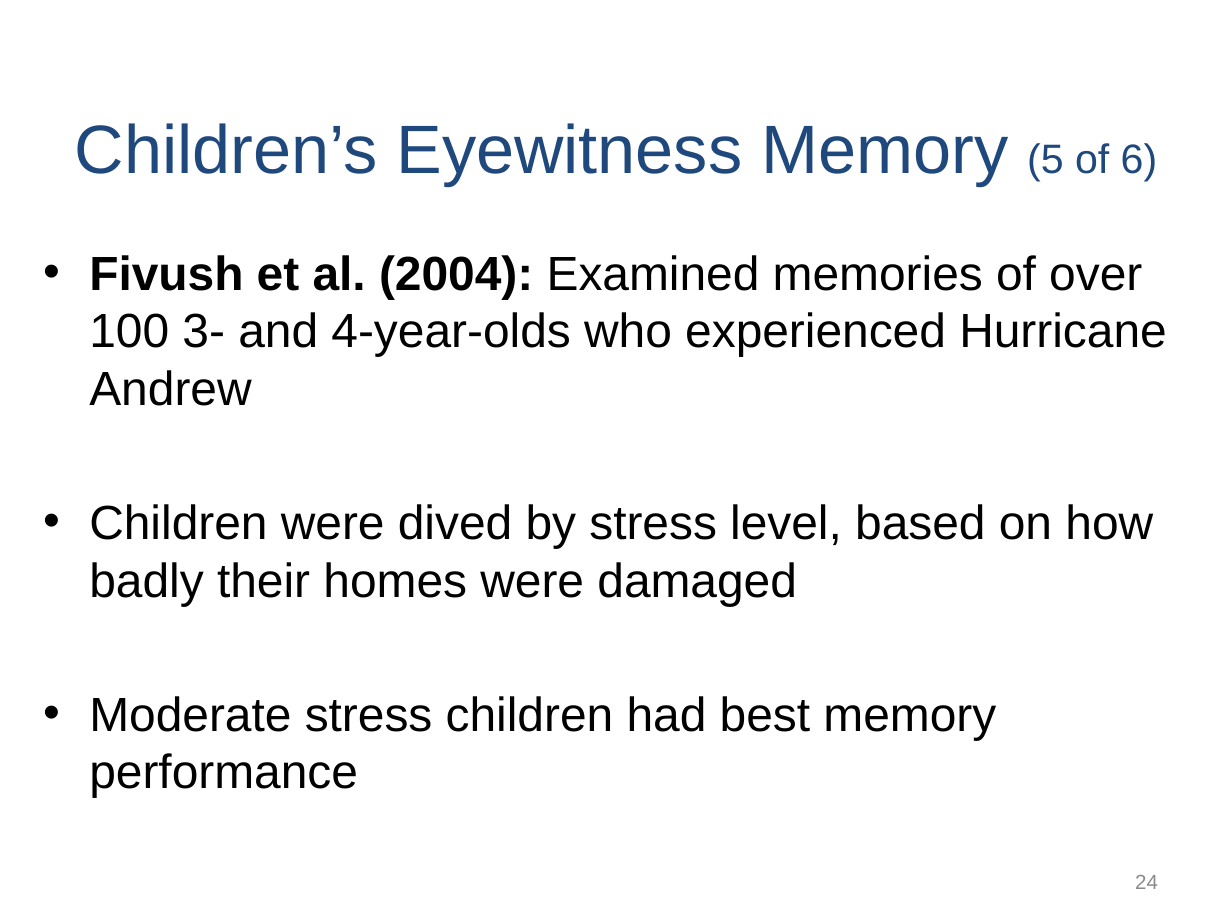
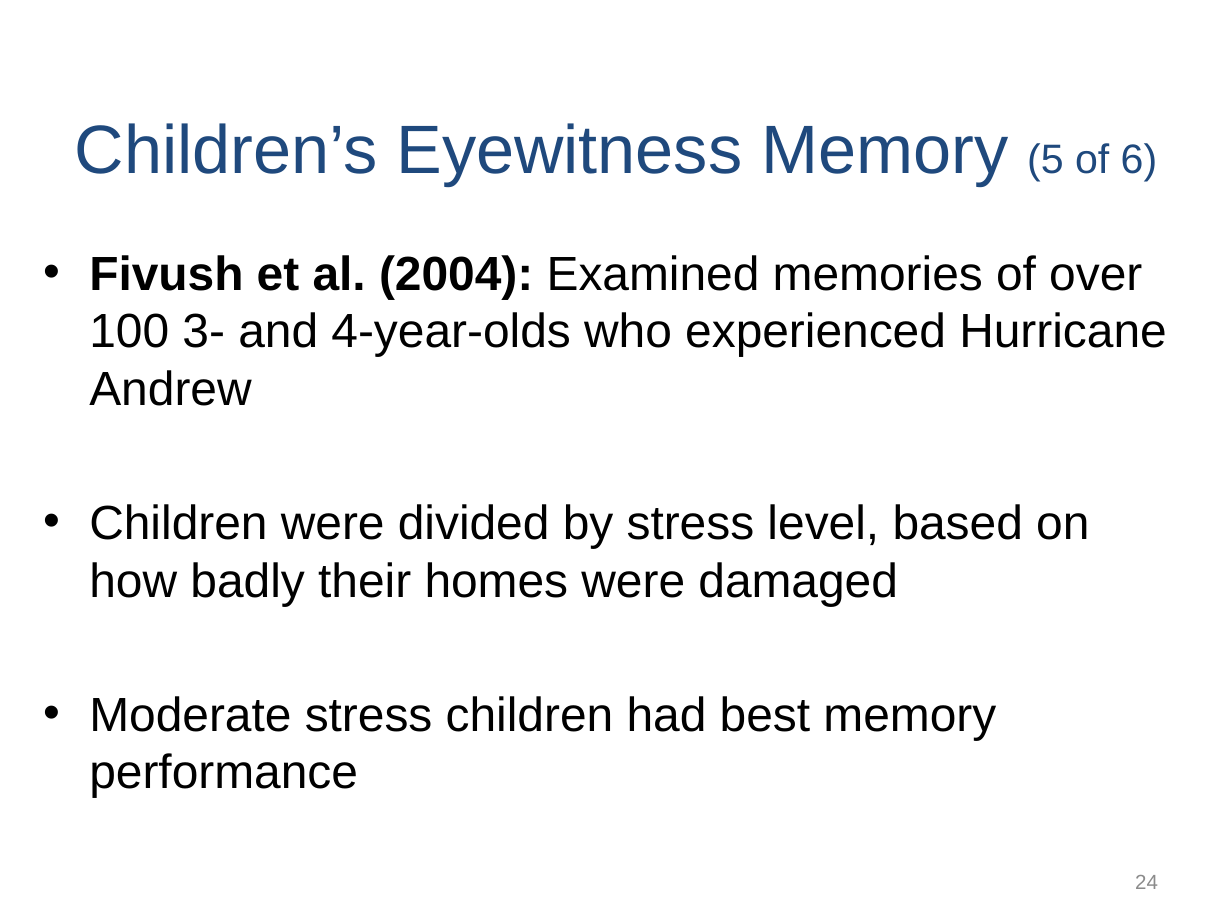
Before and after one commit to npm27/Teaching-Materials, a slide deck: slide 24 of Memory/Slides/Chapter 12.PPTX. Drawn at 1232x924 pixels with LibreOffice and Linux fonts; fonts in the diff are those of the drawing. Boxes give left, top, right and bottom in pixels: in the first picture for what was removed or moved away, otherwise in the second. Text is boxed around its words. In the diff, an @@ line names an element or a change of style, - is before the commit and + after.

```diff
--- a/Memory/Slides/Chapter 12.PPTX
+++ b/Memory/Slides/Chapter 12.PPTX
@@ text at (89, 504, 1089, 606): text changed @@
-• Children were dived by stress level, based on how badly their homes were damaged
+• Children were divided by stress level, based on how badly their homes were damaged
```
